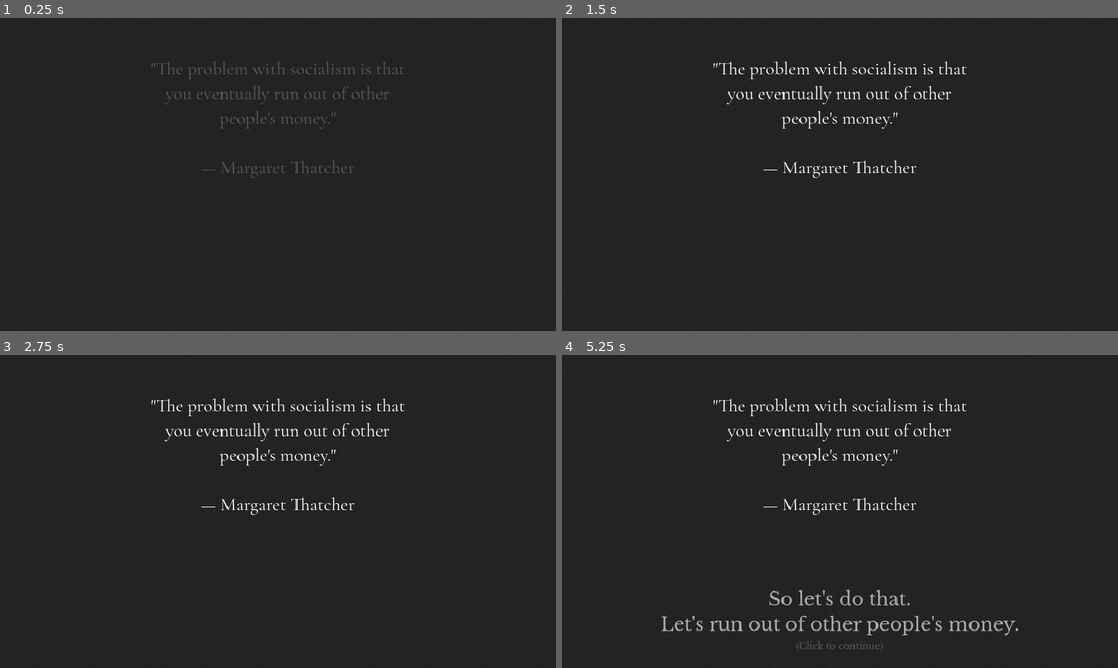
Above: before the commit, frames 1-4 (two rows, left to right).
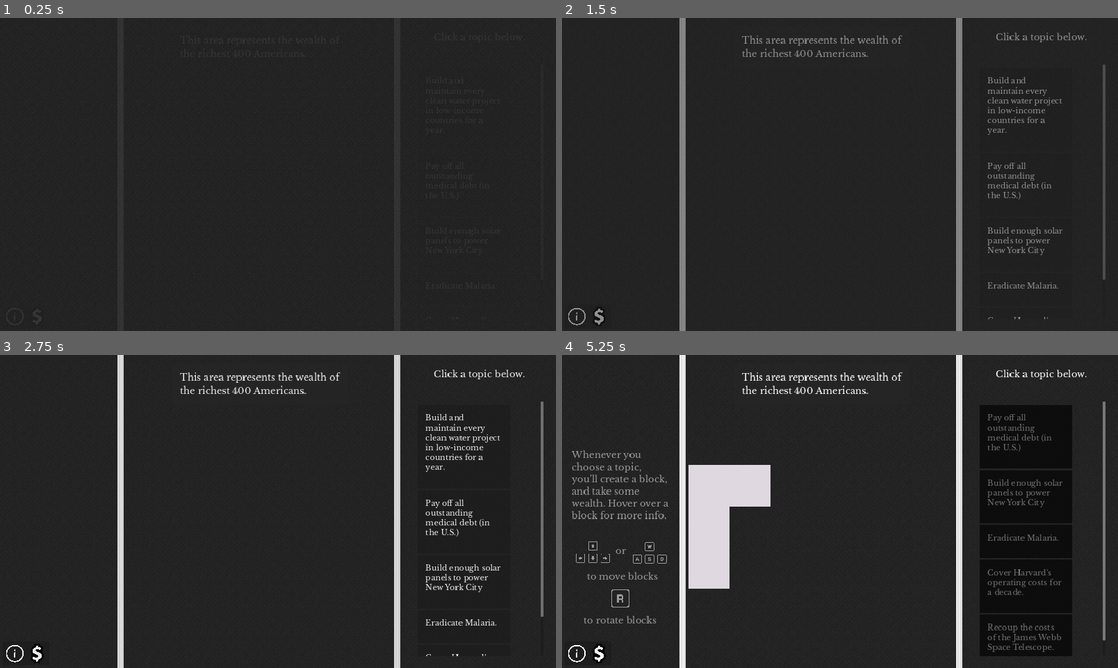
Above: after the commit, the same moments.

Repository: kksgandhi/other-peoples-money
Game: Godot game, scene res://scenes/game.tscn
The game is run twice, just before and just after one commit, with the same random seed, the same clock (stepped at 60 frames per second) and the same inputs.
Inputs (mouse positions are in pixels of both pictures, inside the frame that each line leads up to):
- Up to frame 1 (0.25 s): no input
- Up to frame 2 (1.5 s): tap A at 0.5, 1.25 s; move the mouse to (962, 158) at 0.52 s; hold Right (right) 0.53-1.28 s; tap S (rotate) at 0.6, 1.35 s; click (962, 158) at 0.67 s; move the mouse to (728, 190) at 1.27 s; hold Left (left) from 1.28 s (still down)
- Up to frame 3 (2.75 s): tap A at 2 s; move the mouse to (333, 442) at 2.02 s; release Left (left) at 2.03 s; hold Right (right) from 2.03 s (still down); tap S (rotate) at 2.1 s
- Up to frame 4 (5.25 s): tap A at 2.75, 4.25, 5 s; move the mouse to (812, 574) at 2.77 s; tap S (rotate) at 2.85, 4.35, 5.1 s; click (812, 574) at 2.92 s; release Right (right) at 3.5 s; click (1023, 445) at 3.52 s; move the mouse to (1006, 558) at 4.27 s; hold Left (left) from 4.28 s (still down); move the mouse to (673, 464) at 5.02 s

The runs differ from the first frame. In frame 1, 0.9% of the frame differs, in the area x 27-73%, y 14-52%; in frame 2, 5.6%; in frame 3, 5.9%; in frame 4, 14%, in the area x 1-98%, y 0-100%.

Commit message:
if hiding reflection text, do not show splash

Diff:
--- a/game/scenes/Splash.gd
+++ b/game/scenes/Splash.gd
@@ -1,6 +1,10 @@
 extends Node2D
 
 func _ready() -> void:
+  if Globals.hide_reflection_text:
+    $HideSplash.play("hide_splash")
+  else:
+    $ShowLabels.play("show_labels")
   visible = true
 
 func _unhandled_input(event: InputEvent) -> void:
--- a/game/scenes/game.tscn
+++ b/game/scenes/game.tscn
@@ -2795,7 +2795,6 @@
 libraries = {
 "": SubResource("AnimationLibrary_cskx2")
 }
-autoplay = "show_labels"
 
 [node name="Labels" type="Node2D" parent="SplashLayer/Splash"]
 
--- a/game/scenes/globals.gd
+++ b/game/scenes/globals.gd
@@ -5,6 +5,8 @@
 var top_400_wealth := 4_000_000_000_000.0
 
 var hide_cost := true
+
+var hide_reflection_text := true
 
 func get_tetromino_scale(cost: float) -> float:
   return sqrt(float(cost) / dollars_per_pixel / 4.0)
